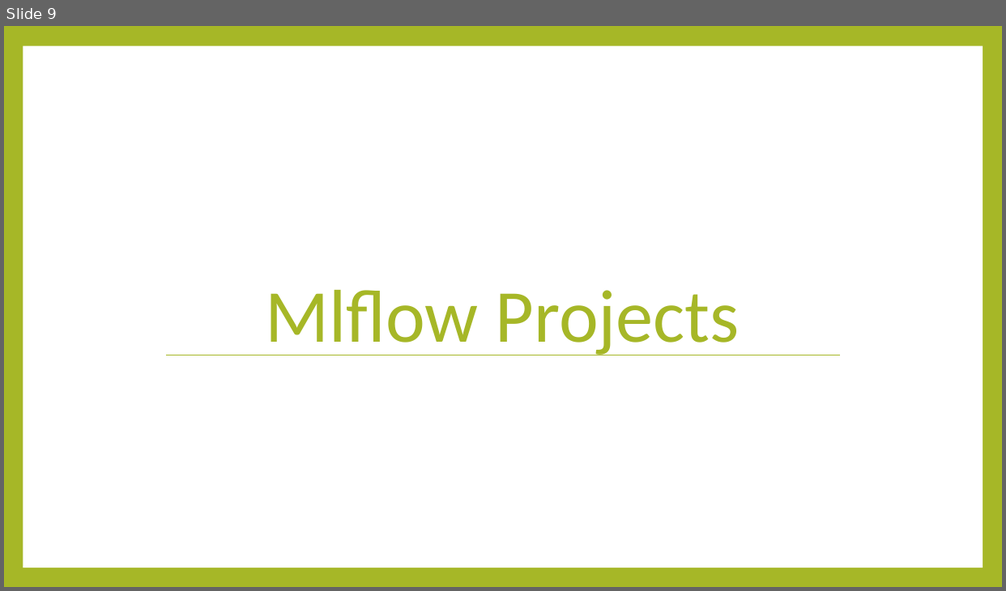
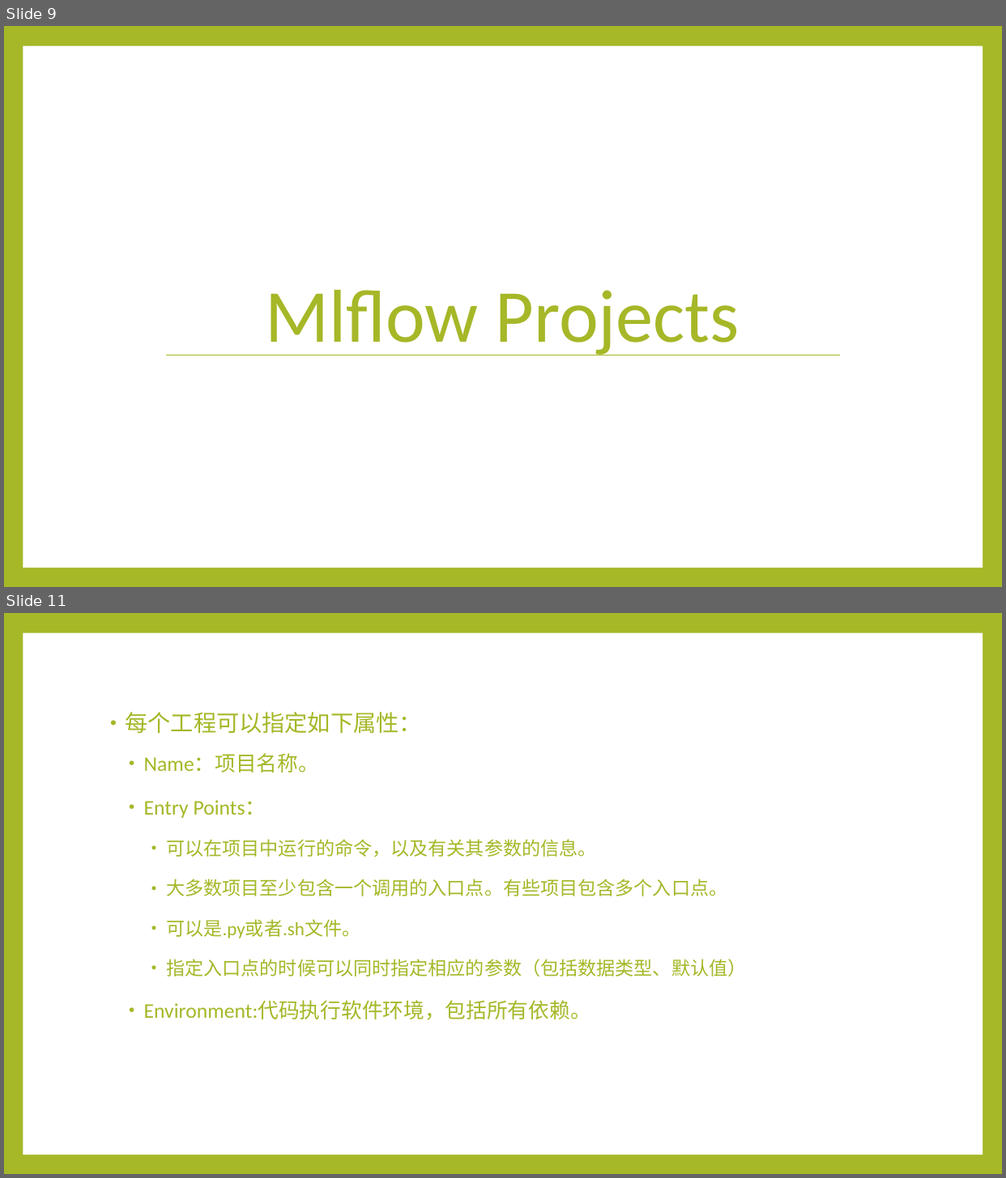
Before and after one commit to Alan-buaa/book, a slide deck: mlflow/MLflowpptx.pptx. Shown one above the other, each under a label of ours: slide 9 before the commit, slides 9 and 11 after it; the slides between them are not shown. The pictures are 1006x591 and 1006x1178 pixels, drawn with LibreOffice and Linux fonts; fonts in the diff are those of the drawing. Boxes give left, top, right and bottom in pixels: in the first picture for what was removed or moved away, otherwise in the second. Text is boxed around its words. In the diff, an @@ line names an element or a change of style, - is before the commit and + after.

```diff
--- a/mlflow/MLflowpptx.pptx
+++ b/mlflow/MLflowpptx.pptx
@@ slide 11 added at <box>4,613,1002,1174</box>, background #A6B727; not listed: 1 template element that a slide beside it also shows @@
@@ text added at <box>126,712,746,1020</box>, 18 pt, text #A6B727 @@
+• 每个工程可以指定如下属性：
+  • Name：项目名称。
+  • Entry Points：
+    • 可以在项目中运行的命令，以及有关其参数的信息。
+    • 大多数项目至少包含一个调用的入口点。有些项目包含多个入口点。
+    • 可以是.py或者.sh文件。
+    • 指定入口点的时候可以同时指定相应的参数（包括数据类型、默认值）
+  • Environment:代码执行软件环境，包括所有依赖。
```
Also in this commit, not shown: 2 slides changed, 7 other slides added.
